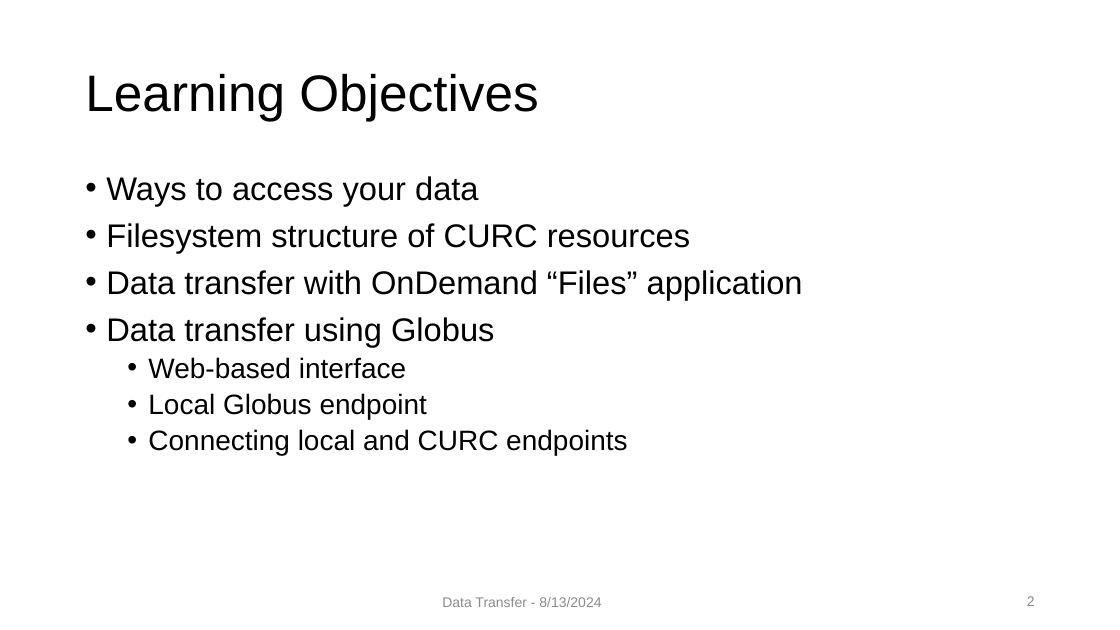
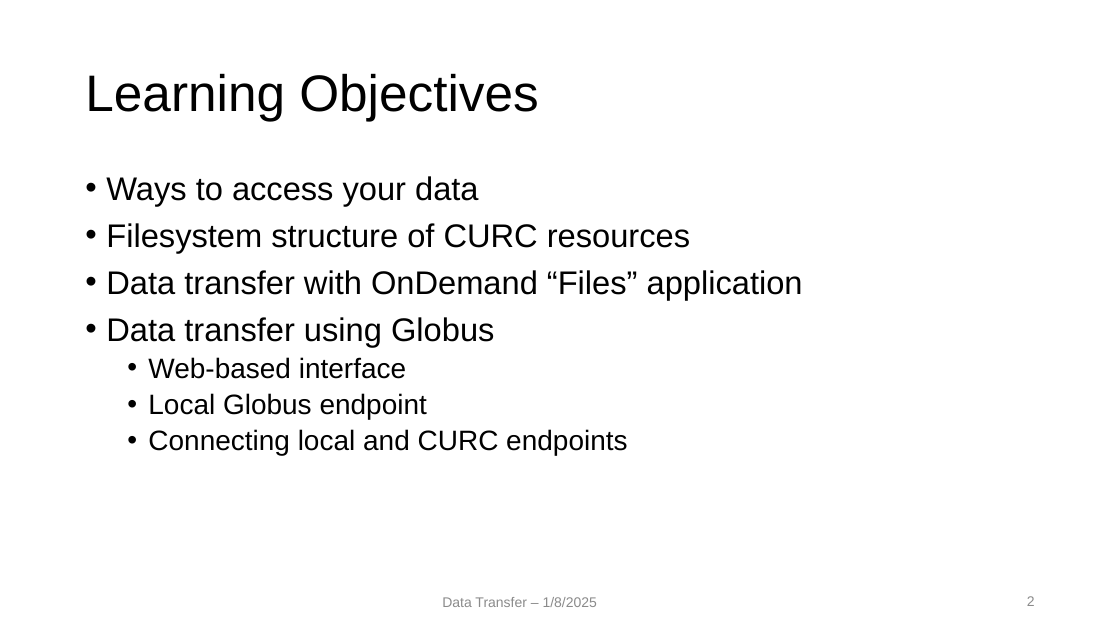
Before and after one commit to mohalkh5/hpc_fundamentals_micro_credential, a slide deck: slide 2 of transferring_data/File_transfer.pptx. Drawn at 1120x630 pixels with LibreOffice and Linux fonts; fonts in the diff are those of the drawing; background and template pictures are left out. Boxes give left, top, right and bottom in pixels: in the first picture for what was removed or moved away, otherwise in the second. Text is boxed around its words. In the diff, an @@ line names an element or a change of style, - is before the commit and + after.

Commit message:
Updating File_Transfer.pdf and File_Transfer.pptx (#12)
* Updating File_Transfer.pdf and File_Transfer.pptx

c1: Updates made:
 - updated the date
 - added UST slide
 - fixed 2 links for RTD

c2: Updating File_Transfer.pdf and File_Transfer.pptx
 - removed UST slide

```diff
--- a/transferring_data/File_transfer.pptx
+++ b/transferring_data/File_transfer.pptx
@@ text at [442,597,597,607]: text changed @@
-Data Transfer - 8/13/2024
+Data Transfer – 1/8/2025
```
Also in this commit, not shown: 19 other slides changed, 1 other file.
